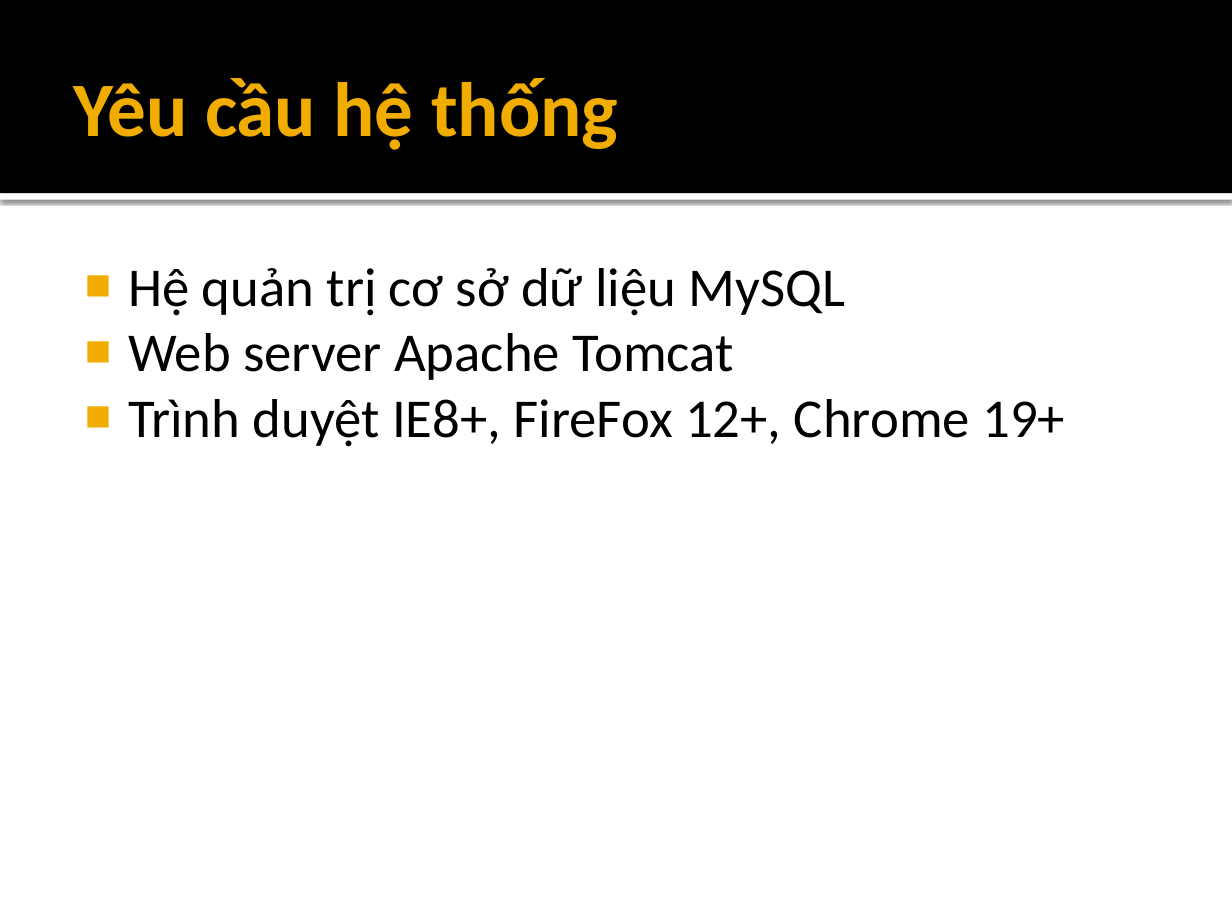
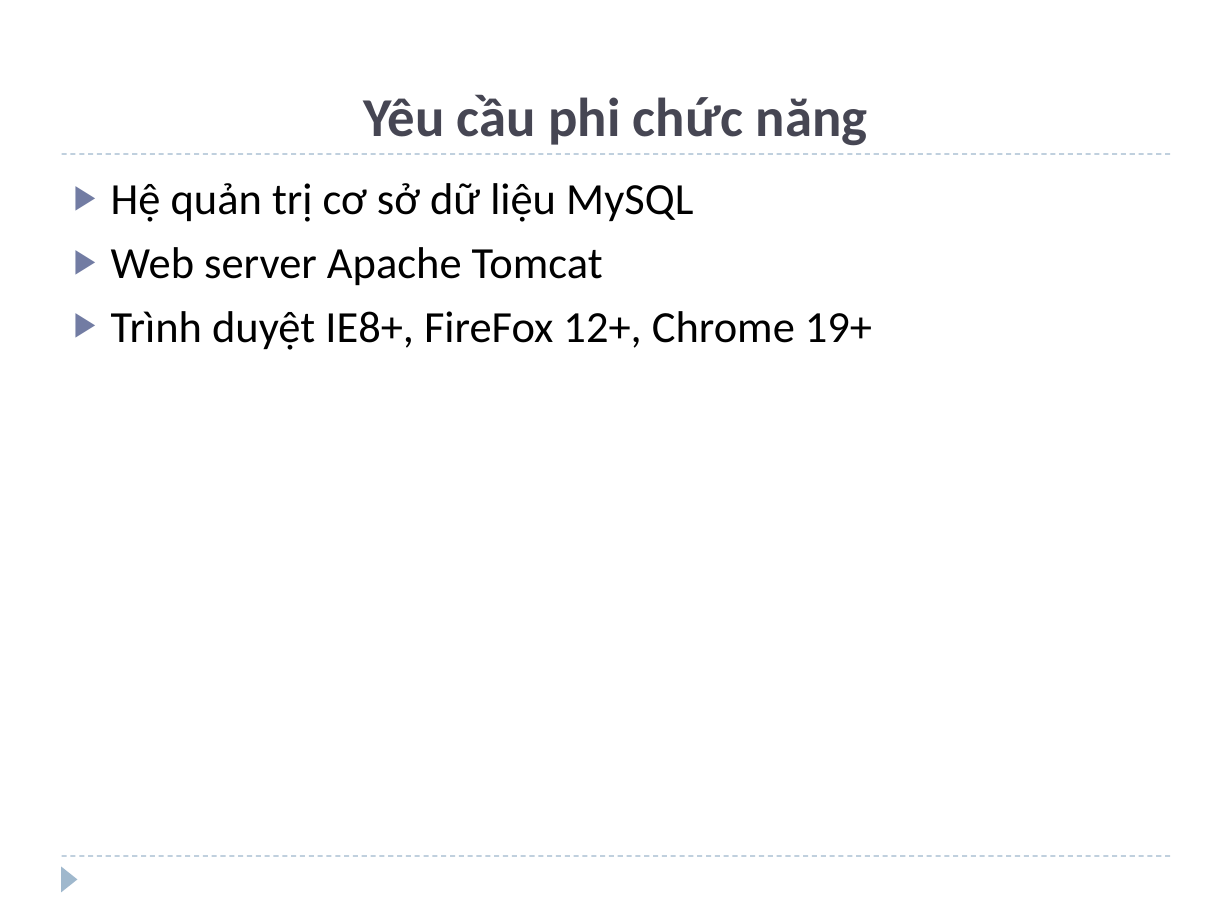
Before and after one commit to andungtra/he-thong-quan-ly-tuong-tac, a slide deck: slide 10 of Report/ppt/Presentation.pptx. Drawn at 1232x924 pixels with LibreOffice and Linux fonts; fonts in the diff are those of the drawing; background and template pictures are left out. Boxes give left, top, right and bottom in pixels: in the first picture for what was removed or moved away, otherwise in the second. Text is boxed around its words. In the diff, an @@ line names an element or a change of style, - is before the commit and + after.

```diff
--- a/Report/ppt/Presentation.pptx
+++ b/Report/ppt/Presentation.pptx
@@ rectangle removed at bbox=[0, 0, 1232, 193] @@
@@ title "Yêu cầu phi chức năng" at bbox=[364, 94, 868, 146]: vertical alignment middle to bottom @@
@@ title at bbox=[364, 94, 868, 146]: text changed; size 45 to 32 pt; text colour #F0AD00 to #464653 @@
-Yêu cầu hệ thống
+Yêu cầu phi chức năng
@@ text "Hệ quản trị cơ sở ...": place and size @@
-text "Hệ quản trị cơ sở ..." at bbox=[128, 268, 1065, 447]
+text "Hệ quản trị cơ sở ..." at bbox=[111, 183, 872, 350]
@@ text "Hệ quản trị cơ sở ..." at bbox=[111, 183, 872, 350]: size 32 to 26 pt; bullet ■ to ▶; more space between paragraphs; bullet colour #F0AD00 to #727CA3 @@
@@ line added from (62, 154) to (1170, 154), #9FB8CD 0.75 pt dashed @@
@@ rectangle removed at bbox=[0, 193, 1232, 200] @@
@@ line added from (62, 856) to (1170, 856), #9FB8CD 0.75 pt dashed @@
@@ triangle added at bbox=[62, 866, 78, 892], fill #9FB8CD @@
```
Also in this commit, not shown: 19 other slides changed, 2 slides added, 2 slides removed.
